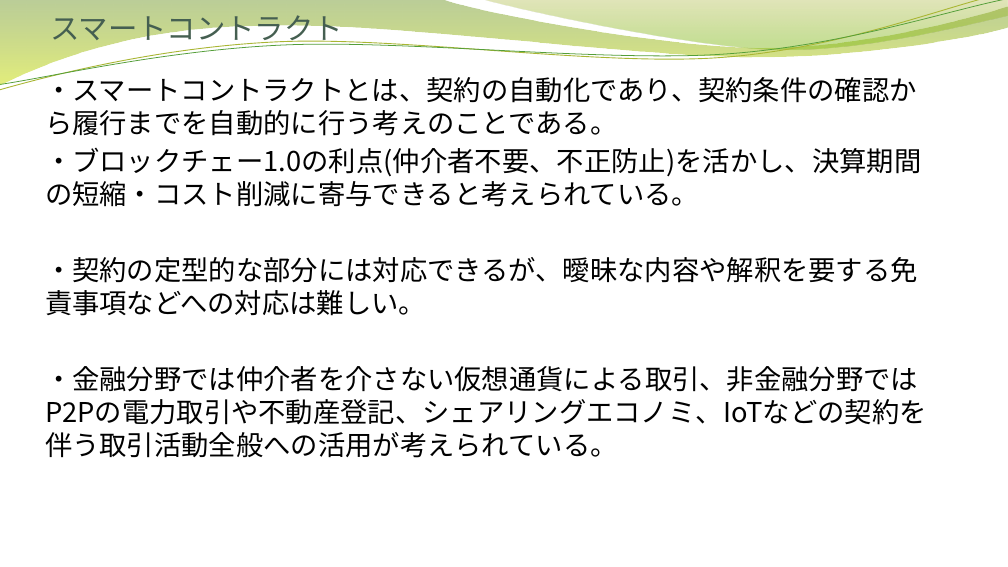
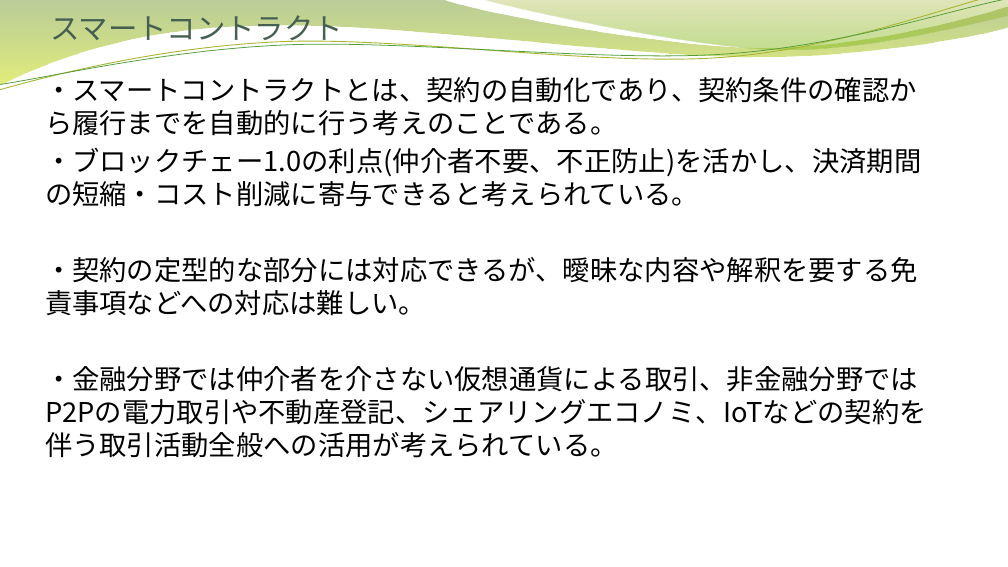
Before and after one commit to fwka1605/Study2, a slide deck: slide 11 of FinTech/ブロックチェーンの未来.pptx. Drawn at 1008x567 pixels with LibreOffice and Linux fonts; fonts in the diff are those of the drawing; background and template pictures are left out. Boxes give left, top, right and bottom in pixels: in the first picture for what was removed or moved away, otherwise in the second. Text is boxed around its words. In the diff, an @@ line names an element or a change of style, - is before the commit and + after.

```diff
--- a/FinTech/ブロックチェーンの未来.pptx
+++ b/FinTech/ブロックチェーンの未来.pptx
@@ text at bbox=[45, 148, 921, 207]: text changed @@
-・ブロックチェー1.0の利点(仲介者不要、不正防止)を活かし、決算期間の短縮・コスト削減に寄与できると考えられている。
+・ブロックチェー1.0の利点(仲介者不要、不正防止)を活かし、決済期間の短縮・コスト削減に寄与できると考えられている。
```
Also in this commit, not shown: 1 other slide changed, 4 other files.
